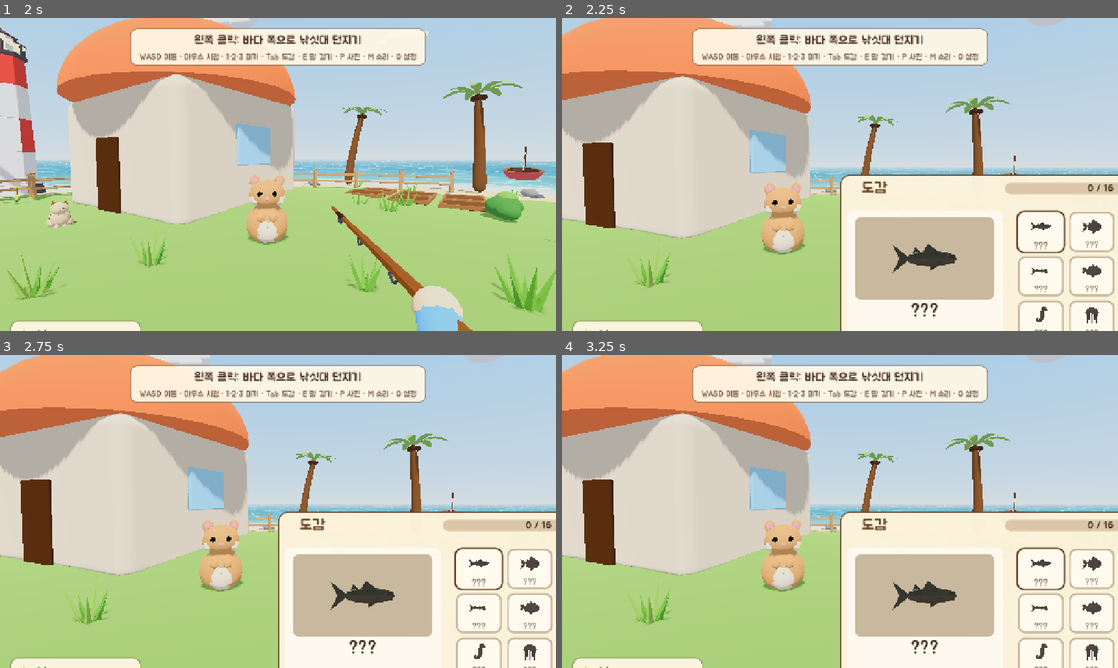
Above: before the commit, frames 1-4 (two rows, left to right).
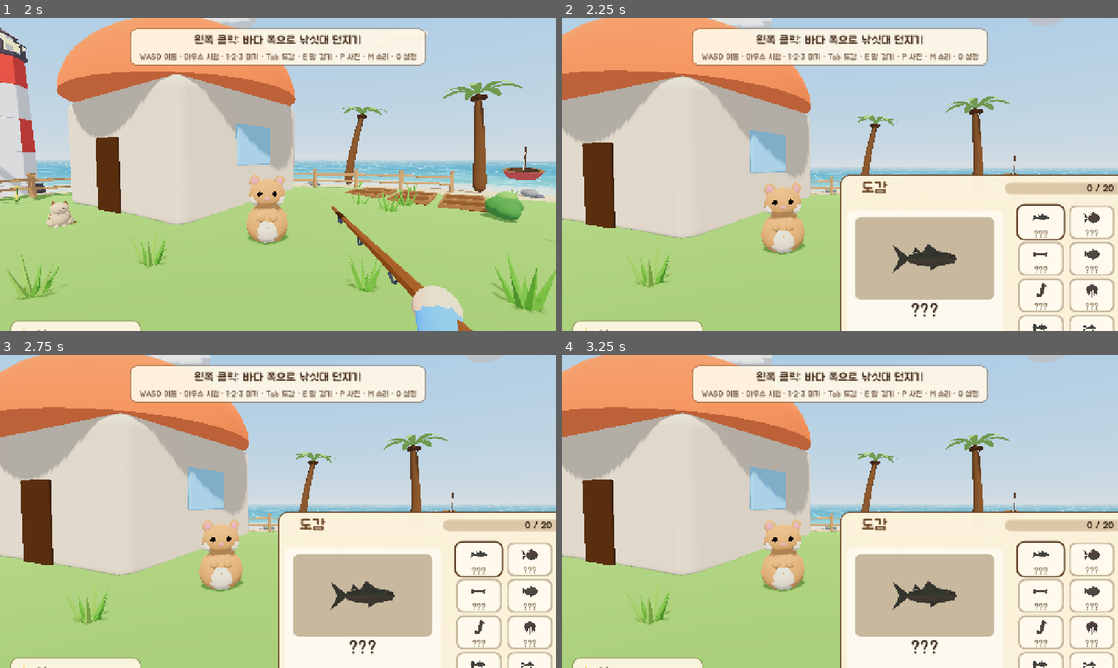
Above: after the commit, the same moments.

Repository: qudrhks36-svg/hanroro-seat-checker
Game: Godot game, scene res://main.tscn
The game is run twice, just before and just after one commit, with the same random seed, the same clock (stepped at 60 frames per second) and the same inputs.
Inputs (mouse positions are in pixels of both pictures, inside the frame that each line leads up to):
- Up to frame 1 (2 s): tap Enter at 0.5 s; move the mouse to (400, 158) at 0.52 s; hold Right 0.53-1.28 s; tap E at 0.6, 1.35 s; click (400, 158) at 0.67 s; move the mouse to (250, 174) at 1.27 s; hold Up from 1.28 s (still down)
- Up to frame 2 (2.25 s): keep holding Up; move the mouse to (851, 168) at 2.02 s; tap Tab at 2.1 s
- Up to frame 3 (2.75 s): keep holding Up; tap E at 2.3 s
- Up to frame 4 (3.25 s): keep holding Up; tap Space at 2.75 s; move the mouse to (834, 517) at 2.77 s; tap F at 2.85 s; click (834, 517) at 2.92 s; tap E at 3.05 s

Frame 1 is identical in both runs. In frame 2, 2.5% of the frame differs, in the area x 81-100%, y 53-100%; in frame 3, 2.5%; in frame 4, 2.5%.

Commit message:
feat(godot): meadow island 4 - pond fishing, four freshwater fish
Co-Authored-By: Claude Sonnet 5.5 <noreply@anthropic.com>

Diff:
--- a/fishing-game/godot/data/fish.json
+++ b/fishing-game/godot/data/fish.json
@@ -267,6 +267,81 @@
       "price": 150,
       "image": "Fish_16",
       "image_file": "Fish_16_StarWhale.png"
+    },
+    {
+      "id": 17,
+      "name": "붕어",
+      "rarity": "common",
+      "periods": [
+        "day",
+        "sunset",
+        "night"
+      ],
+      "far_sea": false,
+      "pond": true,
+      "size_cm": {
+        "min": 15,
+        "max": 35
+      },
+      "price": 10,
+      "image": "Fish_17",
+      "image_file": "Fish_17_Crucian.png"
+    },
+    {
+      "id": 18,
+      "name": "개구리",
+      "rarity": "common",
+      "periods": [
+        "day",
+        "sunset"
+      ],
+      "far_sea": false,
+      "pond": true,
+      "size_cm": {
+        "min": 5,
+        "max": 12
+      },
+      "price": 10,
+      "image": "Fish_18",
+      "image_file": "Fish_18_Frog.png"
+    },
+    {
+      "id": 19,
+      "name": "잉어",
+      "rarity": "uncommon",
+      "periods": [
+        "day",
+        "sunset",
+        "night"
+      ],
+      "far_sea": false,
+      "pond": true,
+      "size_cm": {
+        "min": 40,
+        "max": 80
+      },
+      "price": 30,
+      "image": "Fish_19",
+      "image_file": "Fish_19_Carp.png"
+    },
+    {
+      "id": 20,
+      "name": "황금잉어",
+      "rarity": "rare",
+      "periods": [
+        "day",
+        "sunset",
+        "night"
+      ],
+      "far_sea": false,
+      "pond": true,
+      "size_cm": {
+        "min": 40,
+        "max": 90
+      },
+      "price": 100,
+      "image": "Fish_20",
+      "image_file": "Fish_20_Koi.png"
     }
   ]
 }
--- a/fishing-game/godot/scripts/catalog.gd
+++ b/fishing-game/godot/scripts/catalog.gd
@@ -30,6 +30,7 @@
 var rarity_chip: Panel
 var rarity_chip_text: Label
 var far_chip: Panel
+var far_text: Label
 var cells: Array = []          # 칸(Panel)
 var cell_icons: Array = []
 var cell_texts: Array = []
@@ -102,11 +103,13 @@
 	big_picture.modulate = Color.WHITE if seen else SILHOUETTE
 	name_text.text = f["name"] if seen else "???"
 	rarity_chip.visible = seen
-	far_chip.visible = seen and bool(f["far_sea"])
+	var pond: bool = bool(f.get("pond", false))
+	far_chip.visible = seen and (bool(f["far_sea"]) or pond)
+	far_text.text = "연못" if pond else "먼 바다"
 	if seen:
 		ThemeUI.set_box_color(rarity_chip, rc.lerp(Color.WHITE, 0.1))
 		rarity_chip_text.text = ThemeUI.rarity_name(Game.rarity_index(selected))
-		ThemeUI.at(rarity_chip, Vector2(360, 410), -62.0 if bool(f["far_sea"]) else 0.0, -68.0, 96, 32)   # 먼 바다 칩이 없으면 등급 칩이 가운데
+		ThemeUI.at(rarity_chip, Vector2(360, 410), -62.0 if (bool(f["far_sea"]) or pond) else 0.0, -68.0, 96, 32)   # 먼 바다 칩이 없으면 등급 칩이 가운데
 	caught_value.text = "%d마리" % Game.counts[selected] if seen else "—"
 	best_value.text = "%dcm" % Game.best_cm[selected] if seen else "—"
 	price_value.text = "%d원" % Game.price(selected) if seen else "—"
@@ -171,7 +174,7 @@
 	far_chip = ThemeUI.box(Color(0.35, 0.5, 0.72), 14)
 	card.add_child(far_chip)
 	ThemeUI.at(far_chip, card_size, 80, -68, 110, 32)
-	var far_text := ThemeUI.text("먼 바다", 20, Color.WHITE)
+	far_text = ThemeUI.text("먼 바다", 20, Color.WHITE)
 	far_chip.add_child(far_text)
 	ThemeUI.at(far_text, Vector2(110, 32), 0, 0, 110, 34)
 	var labels := ["잡은 수", "최고 기록", "판매 값"]
@@ -191,28 +194,28 @@
 			1: best_value = val
 			_: price_value = val
 
-	# 오른쪽 칸(4열 4줄)
+	# 오른쪽 칸(4열 5줄)
 	for i in Game.fish.size():
 		var cx := 12.5 + (i % 4) * 117.0
-		var cy := 138.0 - (i / 4) * 102.0
+		var cy := 160.0 - (i / 4) * 84.0
 		var cell := ThemeUI.box(UNKNOWN_BORDER, 16)
 		cell.mouse_filter = Control.MOUSE_FILTER_STOP
 		cell.gui_input.connect(_on_cell_input.bind(i))
 		panel.add_child(cell)
-		ThemeUI.at(cell, PANEL, cx, cy, 105, 92)
+		ThemeUI.at(cell, PANEL, cx, cy, 105, 78)
 		var inner := ThemeUI.box(Color(1, 0.98, 0.93), 14)
 		cell.add_child(inner)
-		ThemeUI.at(inner, Vector2(105, 92), 0, 0, 97, 84)
+		ThemeUI.at(inner, Vector2(105, 78), 0, 0, 97, 70)
 		var icon := TextureRect.new()
 		icon.texture = textures[i]
 		icon.expand_mode = TextureRect.EXPAND_IGNORE_SIZE
 		icon.stretch_mode = TextureRect.STRETCH_KEEP_ASPECT_CENTERED
 		icon.mouse_filter = Control.MOUSE_FILTER_IGNORE
 		inner.add_child(icon)
-		ThemeUI.at(icon, Vector2(97, 84), 0, 12, 82, 50)
+		ThemeUI.at(icon, Vector2(97, 70), 0, 10, 74, 42)
 		var lt := ThemeUI.text("", 18, INK)
 		inner.add_child(lt)
-		ThemeUI.at(lt, Vector2(97, 84), 0, -29, 97, 24)
+		ThemeUI.at(lt, Vector2(97, 70), 0, -25, 97, 24)
 		cells.append(cell)
 		cell_icons.append(icon)
 		cell_texts.append(lt)
--- a/fishing-game/godot/scripts/dialog.gd
+++ b/fishing-game/godot/scripts/dialog.gd
@@ -367,7 +367,7 @@
 	for p in f["periods"]:
 		times.append(names[p])
 	var when := "하루 종일" if times.size() == 3 else "·".join(times)
-	var where := "먼 바다에서" if bool(f["far_sea"]) else "섬 근처에서"
+	var where := "먼 바다에서" if bool(f["far_sea"]) else ("풀섬 연못에서" if bool(f.get("pond", false)) else "섬 근처에서")
 	var nm: String = f["name"]
 	var eun := "은" if (nm.unicode_at(nm.length() - 1) - 0xAC00) % 28 != 0 else "는"
 	return "\n" + String(npcs[who]["data"]["hint_prefix"]) + "%s%s %s %s 나온대." % [nm, eun, when, where]
--- a/fishing-game/godot/scripts/fishing_rod.gd
+++ b/fishing-game/godot/scripts/fishing_rod.gd
@@ -31,6 +31,7 @@
 var state := S.IDLE
 var selected_bait := 0
 var cast_bait := 0
+var cast_pond := false    # 이번에 던진 찌가 풀섬 연못에 떨어졌나
 var click_pending := false
 var auto := false                      # 시험용: 스스로 던지고 낚음
 
@@ -286,6 +287,10 @@
 	cast_bait = selected_bait
 	start_pos = tip.global_position
 	end_pos = Vector3(start_pos.x, WATER_Y, start_pos.z) + dir * CAST_DISTANCE
+	var to_pond := Game.pond_pos - Vector3(start_pos.x, 0.0, start_pos.z)   # 연못이 조준선 앞에 있으면 연못 안에 떨어지게 (연못은 반지름 3이라 12m 던지면 지나쳐 버림)
+	var along := to_pond.dot(dir)
+	if Game.pond_r > 0.0 and along > 0.0 and along <= CAST_DISTANCE and (to_pond - dir * along).length() < Game.pond_r - 0.3:
+		end_pos = Vector3(start_pos.x, WATER_Y, start_pos.z) + dir * along
 	t = 0.0
 	state = S.FLYING
 	_set_casting(true)
@@ -296,7 +301,9 @@
 	# 위에서 아래로 쏴서 바다가 먼저 맞으면 물 위, 섬·부두·배가 맞으면 육지.
 	var from := Vector3(end_pos.x, 20.0, end_pos.z)
 	var hit := get_world_3d().direct_space_state.intersect_ray(PhysicsRayQueryParameters3D.create(from, from + Vector3.DOWN * 40.0))
-	var water: bool = not hit.is_empty() and (hit.collider as Node).name == "Sea"
+	var hit_name: String = (hit.collider as Node).name if not hit.is_empty() else ""
+	var water: bool = hit_name == "Sea" or hit_name == "Pond"
+	cast_pond = hit_name == "Pond"
 	if water:
 		state = S.FLOATING
 		var w: Array = Game.baits[cast_bait]["wait_sec"]
@@ -316,7 +323,7 @@
 
 # 입질 타이밍 성공 → 물고기를 정하고 릴 감기 시작
 func _hook() -> void:
-	hooked = Game.pick(TimeScript.period, cast_bait, FarSeaScript.active)   # 먼 바다에서는 먼 바다 전용 물고기만
+	hooked = Game.pick(TimeScript.period, cast_bait, FarSeaScript.active, cast_pond)   # 먼 바다에서는 먼 바다 전용 물고기만
 	bang.visible = false
 	zone_pos = 0.5
 	fish_pos = 0.5
--- a/fishing-game/godot/scripts/game_state.gd
+++ b/fishing-game/godot/scripts/game_state.gd
@@ -44,6 +44,8 @@
 static var clear_box: Dictionary = {}       # 밭 자리에서 치울 소품 범위
 static var crops: Array = [0, 0, 0]         # 수확한 작물 가방(종류별, 저장됨)
 static var plots: Array = []                # 밭 칸마다 [작물 번호(-1 비어 있음), 물 준 횟수, 마지막으로 물 준 날]
+static var pond_pos := Vector3.ZERO           # 풀섬 연못 가운데(고닷 좌표, meadow.gd가 정함). 낚싯줄이 연못 안에 떨어지게 조준할 때 씀
+static var pond_r := 0.0                   # 연못 반지름(0 = 연못 없음)
 static var seed_count := 0                  # 씨앗으로 심는 작물 수(열매 제외, farm.json 앞쪽)
 static var fruit_day: Array = []           # 과일나무마다 열매를 딴 날(-1000 = 아직 안 땀, 저장됨)
 static var fruit_regrow_days := 1          # 딴 뒤 다시 열리기까지 날 수(farm.json)
@@ -98,14 +100,14 @@
 
 # 시간대·미끼에 맞는 물고기 하나 뽑기. 등급 확률은 미끼마다 다르고, 같은 등급 안에서는 균등.
 # 그 시간대에 보통/희귀 물고기가 없으면 그 확률은 흔함으로 합침 (GDD 7번). 섬 근처와 먼 바다는 서로 다른 물고기.
-static func pick(period: int, bait: int, far_sea: bool) -> int:
+static func pick(period: int, bait: int, far_sea: bool, pond: bool = false) -> int:
 	ensure_loaded()
 	var wd: Dictionary = baits[bait]["tier_weights_percent"]
 	var w := [float(wd["common"]), float(wd["uncommon"]), float(wd["rare"])]
 	var pool := [[], [], []]
 	for i in fish.size():
 		var f: Dictionary = fish[i]
-		if bool(f["far_sea"]) == far_sea and f["periods"].has(PERIOD_NAMES[period]):
+		if bool(f["far_sea"]) == far_sea and bool(f.get("pond", false)) == pond and f["periods"].has(PERIOD_NAMES[period]):
 			pool[rarity_index(i)].append(i)
 	for t in [1, 2]:
 		if pool[t].is_empty():
@@ -166,7 +168,7 @@
 	var pool: Array = []
 	var any_ok: Array = []   # 겹침을 허용하는 후보(처음엔 흔한 물고기가 3종뿐이라 NPC 4명이 다 다르기 어려움)
 	for i in fish.size():
-		var ok: bool = counts[i] > 0 or (rarity_index(i) == 0 and not bool(fish[i]["far_sea"]))
+		var ok: bool = counts[i] > 0 or (rarity_index(i) == 0 and not bool(fish[i]["far_sea"]) and not bool(fish[i].get("pond", false)))
 		if ok and i != last:
 			any_ok.append(i)
 			if not taken.has(i):
--- a/fishing-game/godot/scripts/main.gd
+++ b/fishing-game/godot/scripts/main.gd
@@ -338,6 +338,12 @@
 		dialog.open(0)
 		dialog.give_gift()
 		print("[FG] fruit gift bag=", Game.crops, " friend=", Game.friend)
+	if _arg("pondcheck", "") != "":   # 시험용: 연못 가에서 연못 쪽으로 던져 연못 물고기만 나오는지 (--pos=연못 가 --yaw=연못 쪽 --auto=1 --timescale=20)
+		print("[FG] pond pos=", Game.pond_pos, " r=", Game.pond_r, " fish=", Game.fish.size())
+		var names := {}
+		for k in 400:
+			names[Game.fish[Game.pick(k % 3, 0, false, true)]["name"]] = true
+		print("[FG] pond pick names=", names.keys())
 	if _arg("meadowcheck", "") != "":   # 시험용: 땅·다리 높이와 걸어서 건너기 (--pos=4,10 --yaw=180 --walk=0,1)
 		await get_tree().create_timer(float(_arg("meadowcheck", "1"))).timeout
 		var dss := get_world_3d().direct_space_state
--- a/fishing-game/godot/scripts/meadow.gd
+++ b/fishing-game/godot/scripts/meadow.gd
@@ -3,6 +3,7 @@
 # 모양은 임시 도형(코드로 만든 둥근 모양). 동물·과일나무·연못 낚시는 다음 단계.
 # 좌표는 고닷 기준(유니티 (x,z) → 고닷 (x,-z)). 섬 중심 CENTER, 섬 안쪽 좌표는 중심에서 잰 (x, z)이고 +z가 먼 바다 쪽(남쪽), 다리는 -z 쪽에서 들어옴.
 
+const Game := preload("res://scripts/game_state.gd")
 const SmoothScript := preload("res://scripts/mesh_smooth.gd")
 const AnimalsScript := preload("res://scripts/animals.gd")
 const FruitScript := preload("res://scripts/fruit_trees.gd")
@@ -102,7 +103,7 @@
 	add_child(water)
 	# 물 위를 걷게 하는 얇은 바닥(바다와 같은 방식): 구덩이에 빠져 못 나오는 일 방지
 	var body := StaticBody3D.new()
-	body.name = "PondFloor"
+	body.name = "Pond"   # 낚시: 이 이름의 바닥에 떨어지면 연못 물고기가 나옴(fishing_rod.gd)
 	var sh := CollisionShape3D.new()
 	var cs := CylinderShape3D.new()
 	cs.radius = POND_R
@@ -111,6 +112,8 @@
 	body.add_child(sh)
 	body.position = POND + Vector3(0, -0.19, 0)
 	add_child(body)
+	Game.pond_pos = CENTER + POND
+	Game.pond_r = POND_R
 	spots.append([Vector2(POND.x, POND.z), POND_R + 0.9])
 	blocked.append([Vector2(POND.x, POND.z), POND_R])
 
Binary file added: fishing-game/godot/assets/fish/Fish_17_Crucian.png
Not shown, added: fishing-game/godot/assets/fish/Fish_17_Crucian.png.import
Binary file added: fishing-game/godot/assets/fish/Fish_18_Frog.png
Not shown, added: fishing-game/godot/assets/fish/Fish_18_Frog.png.import
Binary file added: fishing-game/godot/assets/fish/Fish_19_Carp.png
Not shown, added: fishing-game/godot/assets/fish/Fish_19_Carp.png.import
Binary file added: fishing-game/godot/assets/fish/Fish_20_Koi.png
Not shown, added: fishing-game/godot/assets/fish/Fish_20_Koi.png.import
Not shown, changed: fishing-game/blender/make_fish.py
Not shown, changed: fishing-game/changelog/2026-10-12.md
Not shown, changed: fishing-game/docs/GDD.md
